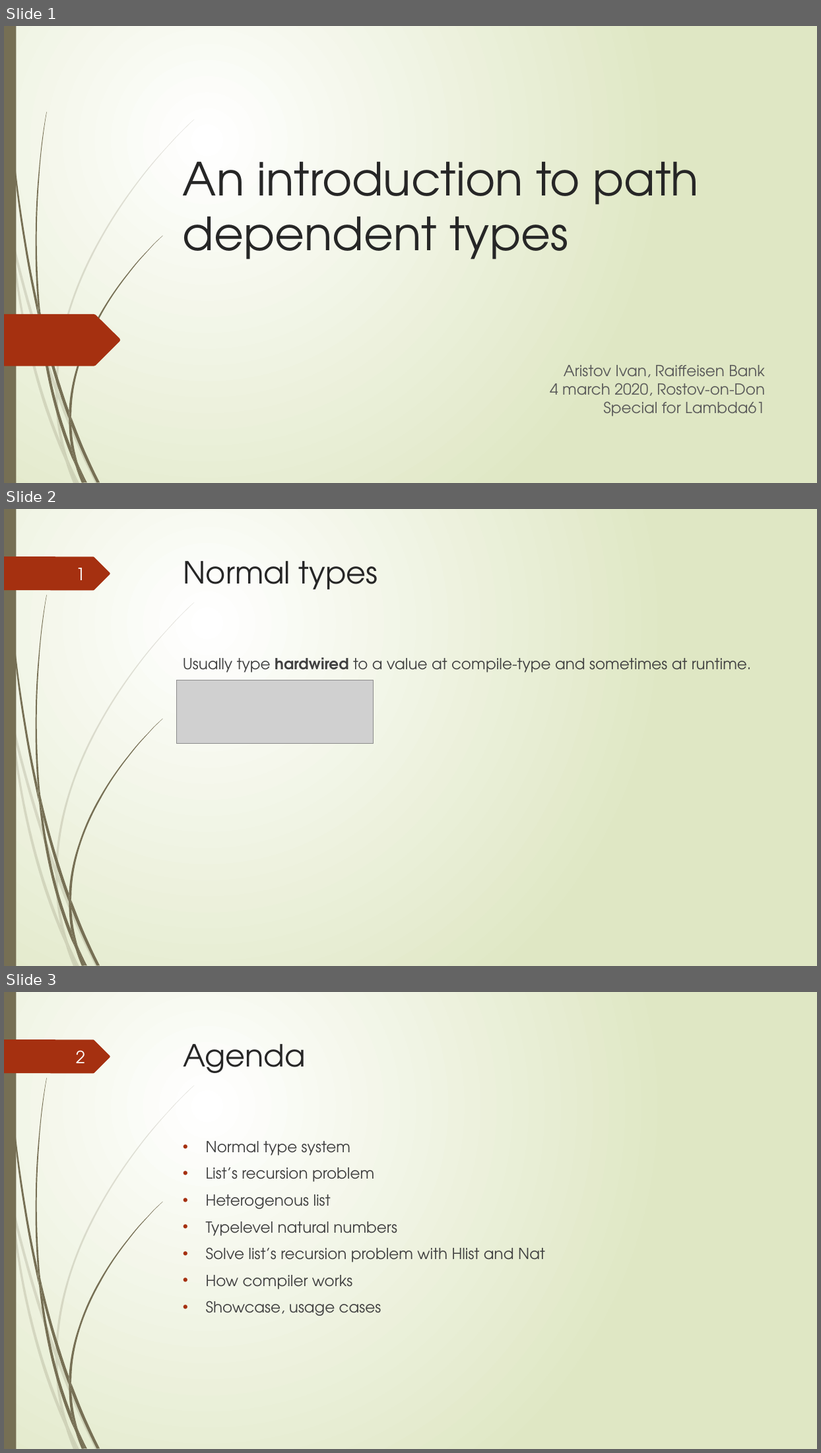
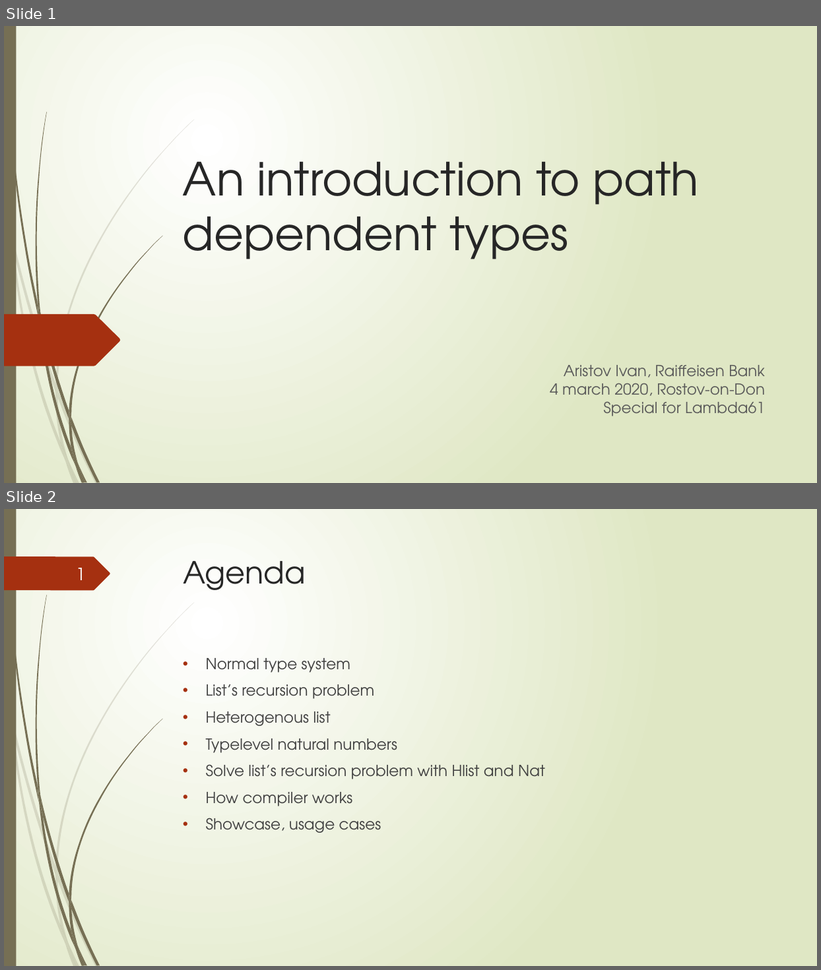
Before and after one commit to Ssstlis/talks, a slide deck: 4-03-20-pdt/PDT_intro.pptx. Shown one above the other, each under a label of ours: slides 1, 2 and 3 before the commit, slides 1 and 2 after it. The pictures are 821x1453 and 821x970 pixels, drawn with LibreOffice and Linux fonts; fonts in the diff are those of the drawing; grey boxes stand for pictures. Boxes give left, top, right and bottom in pixels: in the first picture for what was removed or moved away, otherwise in the second. Text is boxed around its words. In the diff, an @@ line names an element or a change of style, - is before the commit and + after.

```diff
--- a/4-03-20-pdt/PDT_intro.pptx
+++ b/4-03-20-pdt/PDT_intro.pptx
@@ slide 2 removed at (x1=4, y1=509, x2=817, y2=966), background gradient #FFFFFF to #DFE8C4; not listed: 24 template elements that a slide beside it also shows @@
@@ page number removed at (x1=76, y1=568, x2=85, y2=580) @@
-1
@@ title removed at (x1=183, y1=561, x2=378, y2=590) @@
-Normal types
@@ text removed at (x1=183, y1=657, x2=752, y2=673) @@
-Usually type hardwired to a value at compile-type and sometimes at runtime.
@@ picture removed at (x1=177, y1=681, x2=373, y2=744) @@
@@ what was slide 3 is now slide 2 @@
@@ page number at (x1=76, y1=568, x2=85, y2=580): text changed @@
-2
+1
```
Also in this commit, not shown: 1 other file.
